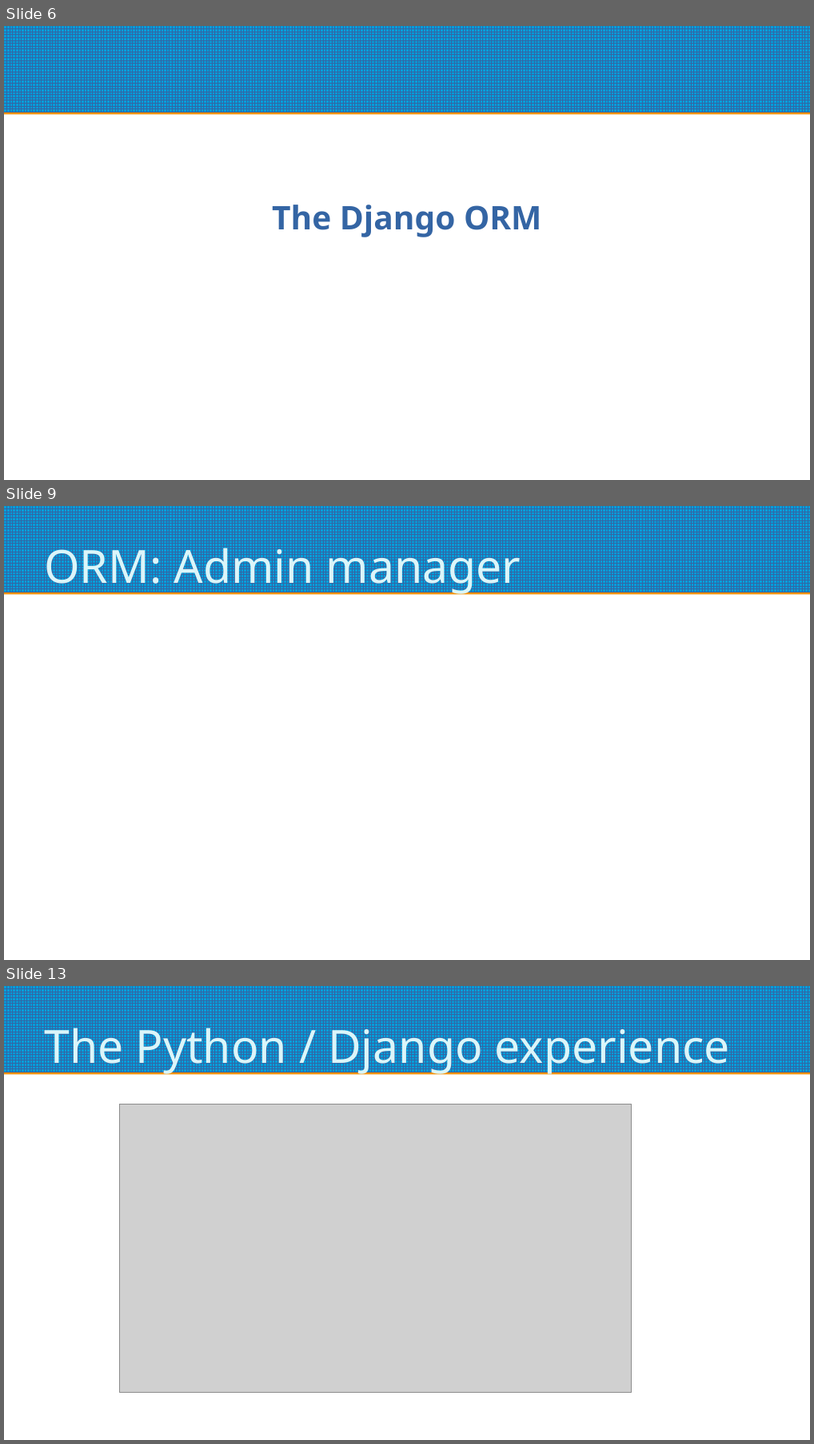
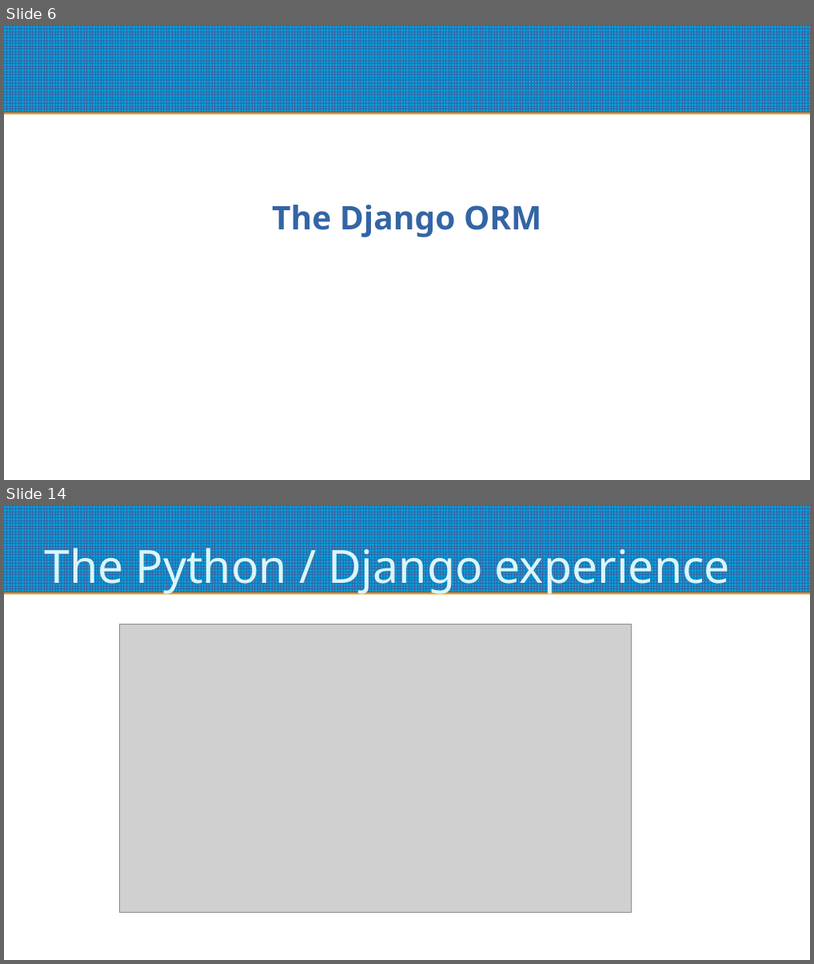
Before and after one commit to roskakori/django-reporting-with-raw-sql, a slide deck: Django reporting with raw SQL.odp. Shown one above the other, each under a label of ours: slides 6, 9 and 13 before the commit, slides 6 and 14 after it; the slides between them are not shown. The pictures are 814x1444 and 814x964 pixels, drawn with LibreOffice and Linux fonts; fonts in the diff are those of the drawing; grey boxes stand for pictures. Boxes give left, top, right and bottom in pixels: in the first picture for what was removed or moved away, otherwise in the second. Text is boxed around its words. In the diff, an @@ line names an element or a change of style, - is before the commit and + after.

```diff
--- a/Django reporting with raw SQL.odp
+++ b/Django reporting with raw SQL.odp
@@ slide 9 removed at box(4, 506, 810, 960), background #FFFFFF; not listed: 1 template element that a slide beside it also shows @@
@@ title removed at box(44, 540, 522, 595) @@
-ORM: Admin manager
@@ what was slide 13 is now slide 14 @@
```
Also in this commit, not shown: 11 slides changed, 3 slides added, 1 other slide removed.
